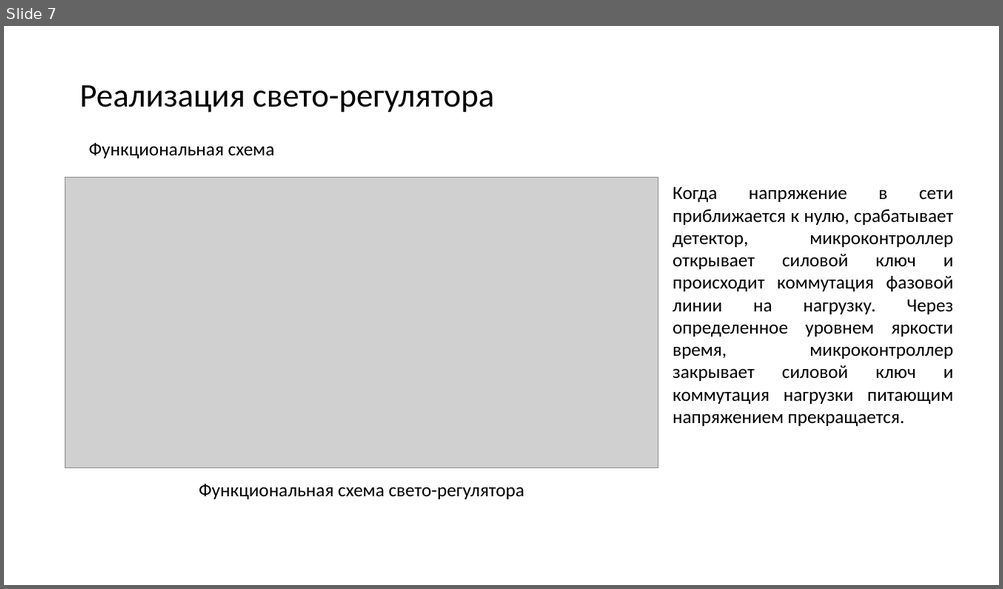
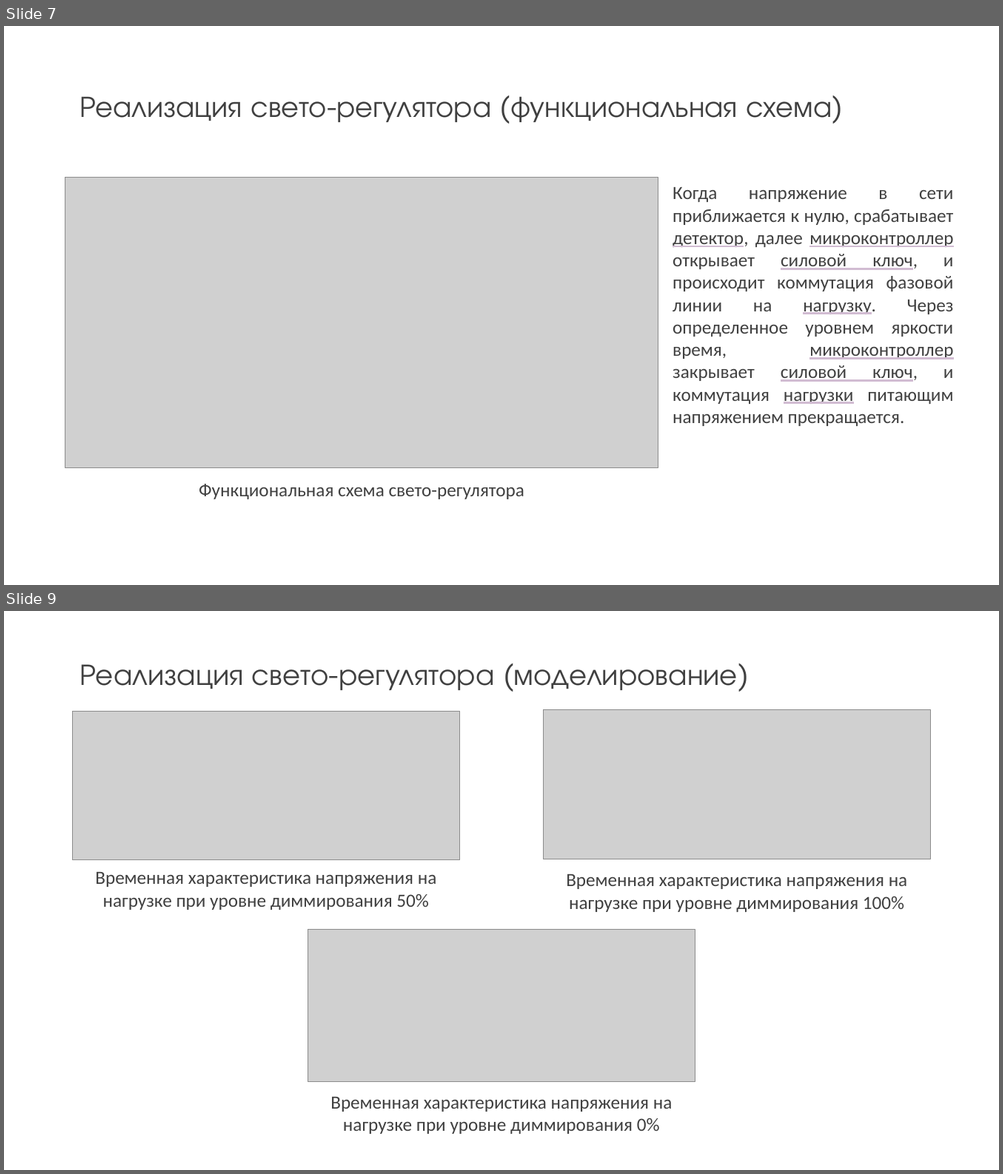
Before and after one commit to kaf3/dimmer, a slide deck: Презентация1.pptx. Shown one above the other, each under a label of ours: slide 7 before the commit, slides 7 and 9 after it; the slides between them are not shown. The pictures are 1003x589 and 1003x1174 pixels, drawn with LibreOffice and Linux fonts; fonts in the diff are those of the drawing; grey boxes stand for pictures. Boxes give left, top, right and bottom in pixels: in the first picture for what was removed or moved away, otherwise in the second. Text is boxed around its words. In the diff, an @@ line names an element or a change of style, - is before the commit and + after.

```diff
--- a/Презентация1.pptx
+++ b/Презентация1.pptx
@@ slide 9 added at box(4, 611, 999, 1170), background #FFFFFF @@
@@ title added at box(79, 664, 737, 690), 29 pt, text #404040 @@
+Реализация свето-регулятора (моделирование)
@@ picture added at box(73, 711, 460, 860) @@
@@ picture added at box(543, 710, 930, 860) @@
@@ text added at box(95, 872, 437, 910), 18 pt, text #404040 @@
+Временная характеристика напряжения на нагрузке при уровне диммирования 50%
@@ text added at box(566, 874, 908, 912), 18 pt, text #404040 @@
+Временная характеристика напряжения на нагрузке при уровне диммирования 100%
@@ picture added at box(307, 931, 695, 1082) @@
@@ text added at box(330, 1097, 672, 1134), 18 pt, text #404040 @@
+Временная характеристика напряжения на нагрузке при уровне диммирования 0%
@@ slide 7 changed as well @@
@@ title at box(79, 96, 831, 122): text changed; size 32 to 28.8 pt; font Calibri to TeX Gyre Adventor; text colour #000000 to #404040 @@
-Реализация свето-регулятора
+Реализация свето-регулятора (функциональная схема)
@@ text removed at box(89, 143, 275, 158) @@
-Функциональная схема
@@ text at box(672, 187, 953, 426): text changed; text colour #000000 to #404040 @@
-Когда напряжение в сети приближается к нулю, срабатывает детектор, микроконтроллер открывает силовой ключ и происходит коммутация фазовой линии на нагрузку. Через определенное уровнем яркости время, микроконтроллер закрывает силовой ключ и коммутация нагрузки питающим напряжением прекращается.
+Когда напряжение в сети приближается к нулю, срабатывает детектор, далее микроконтроллер открывает силовой ключ, и происходит коммутация фазовой линии на нагрузку. Через определенное уровнем яркости время, микроконтроллер закрывает силовой ключ, и коммутация нагрузки питающим напряжением прекращается.
@@ text "Функциональная схема свето-регулятора" at box(199, 484, 524, 500): text colour #000000 to #404040 @@
```
Also in this commit, not shown: 4 other slides changed, 7 other slides added, 2 slides removed, 2 other files.
